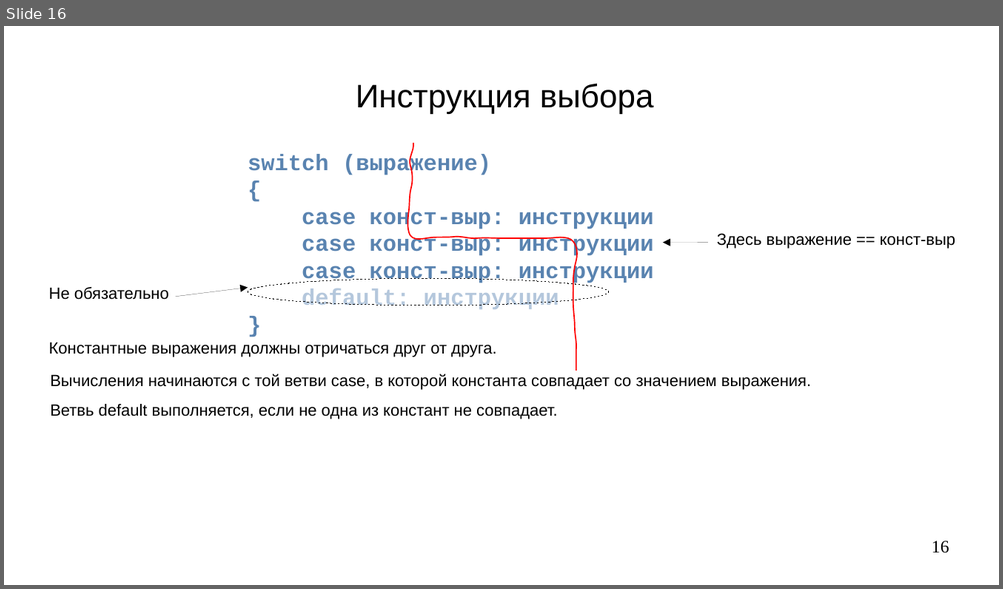
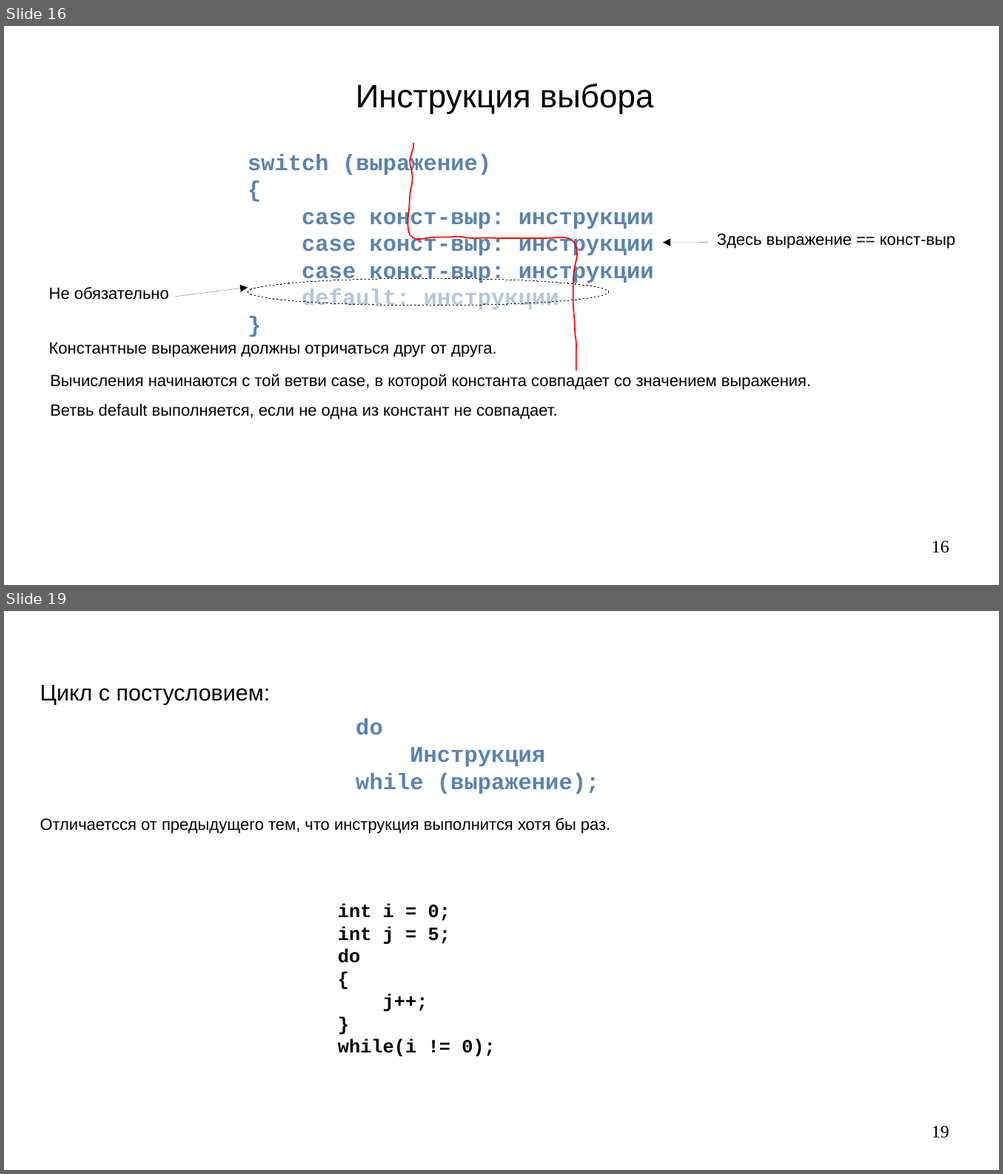
Before and after one commit to steelcraft/stud-lab, a slide deck: Лекции/CBCP01#L3.odp. Shown one above the other, each under a label of ours: slide 16 before the commit, slides 16 and 19 after it; the slides between them are not shown. The pictures are 1003x589 and 1003x1174 pixels, drawn with LibreOffice and Linux fonts; fonts in the diff are those of the drawing. Boxes give left, top, right and bottom in pixels: in the first picture for what was removed or moved away, otherwise in the second. Text is boxed around its words. In the diff, an @@ line names an element or a change of style, - is before the commit and + after.

```diff
--- a/Лекции/CBCP01#L3.odp
+++ b/Лекции/CBCP01#L3.odp
@@ slide 19 added at (4,611,999,1170), background #FFFFFF @@
@@ text added at (40,685,270,705), 18 pt, text #000000 @@
+Цикл с постусловием:
@@ text added at (356,719,599,795), 18 pt, text #5983B0, bold @@
+do
+Инструкция
+while (выражение);
@@ text added at (40,818,610,834), 13 pt, text #000000 @@
+Отличаетсся от предыдущего тем, что инструкция выполнится хотя бы раз.
@@ text added at (338,904,495,1057), 15 pt, text #000000, bold @@
+int i = 0;
+int j = 5;
+do
+{
+j++;
+}
+while(i != 0);
@@ page number added at (931,1126,949,1139), 14 pt, text #000000 @@
+19
```
Also in this commit, not shown: 2 slides changed, 5 other slides added, 1 slide removed.
